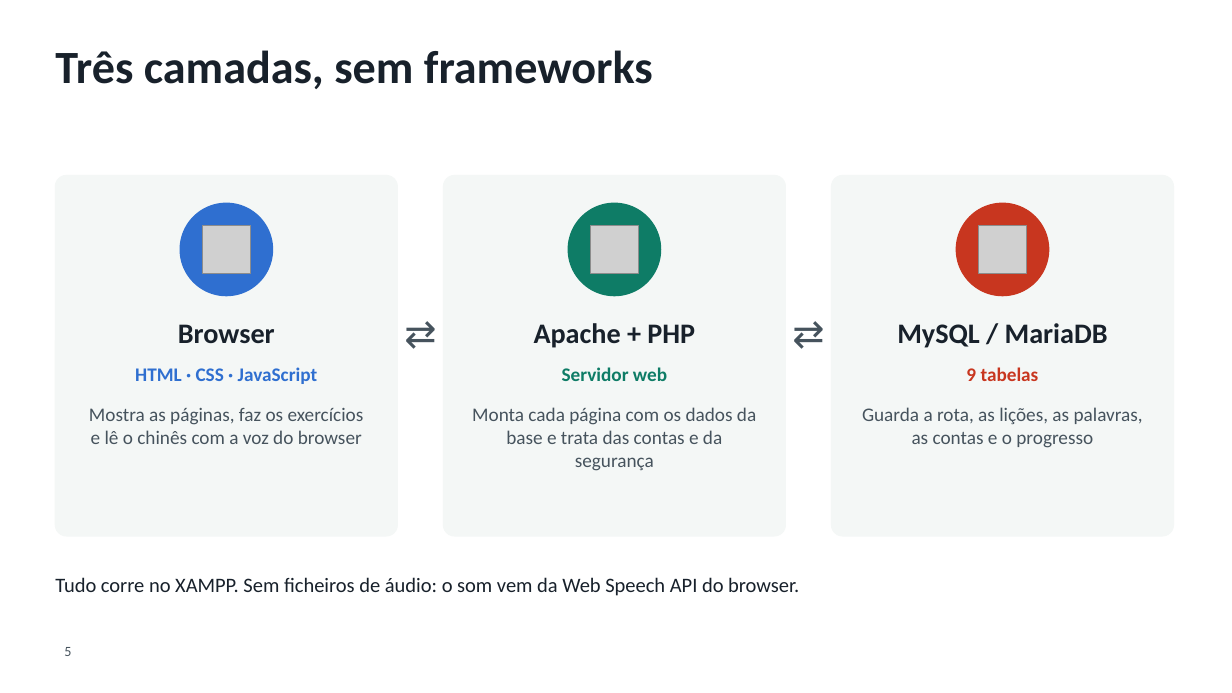
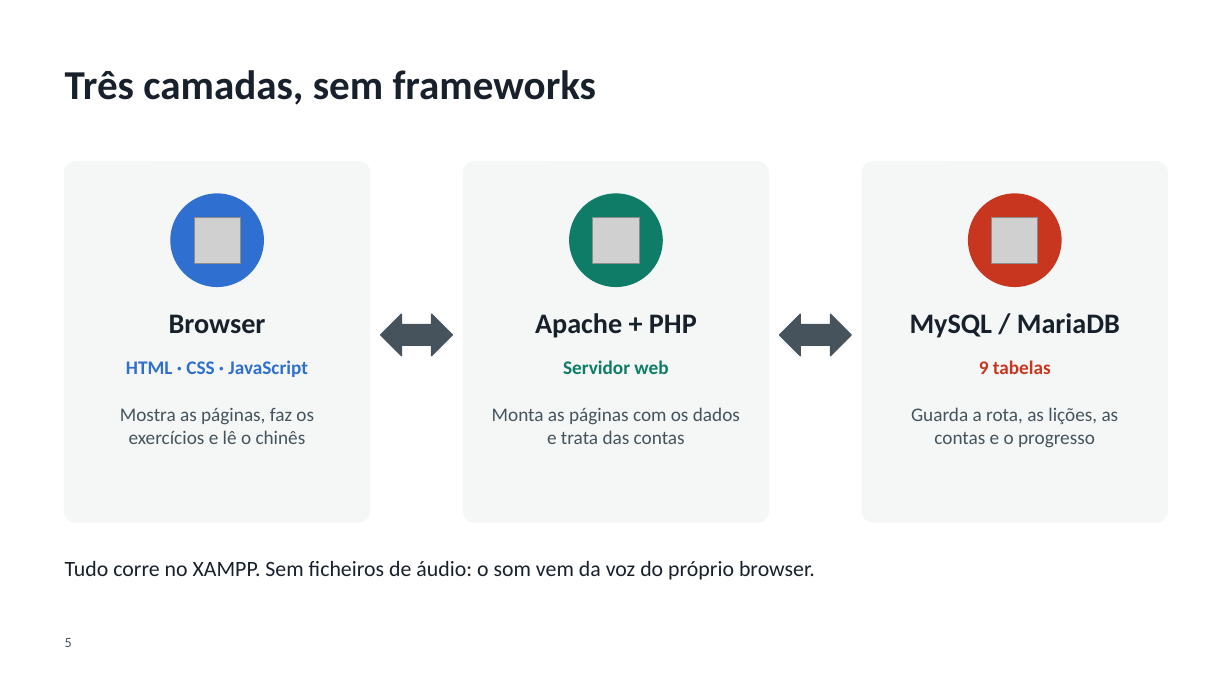
Before and after one commit to SCCPScar/MandarinCourse, a slide deck: slide 5 of docs/entregas/Apresentação - Chá.pptx. Drawn at 1232x693 pixels with LibreOffice and Linux fonts; fonts in the diff are those of the drawing; grey boxes stand for pictures; background and template pictures are left out. Boxes give left, top, right and bottom in pixels: in the first picture for what was removed or moved away, otherwise in the second. Text is boxed around its words. In the diff, an @@ line names an element or a change of style, - is before the commit and + after.

```diff
--- a/docs/entregas/Apresentação - Chá.pptx
+++ b/docs/entregas/Apresentação - Chá.pptx
@@ title "Três camadas, sem frameworks": place and size @@
-title "Três camadas, sem frameworks" at (55,50,653,89)
+title "Três camadas, sem frameworks" at (65,70,597,105)
@@ title "Três camadas, sem frameworks" at (65,70,597,105): size 36 to 32 pt; vertical alignment top to middle @@
@@ rounded rectangle: place and size @@
-rounded rectangle at (55,176,397,536)
+rounded rectangle at (65,162,370,522)
@@ rounded rectangle: place and size @@
-rounded rectangle at (444,176,786,536)
+rounded rectangle at (464,162,769,522)
@@ proportions changed in 3 elements at (464,162,769,522), (65,162,370,522), (862,162,1167,522) @@
@@ rounded rectangle: place and size @@
-rounded rectangle at (832,176,1174,536)
+rounded rectangle at (862,162,1167,522)
@@ ellipse: place and size @@
-ellipse at (180,203,273,296)
+ellipse at (171,194,263,287)
@@ ellipse: place and size @@
-ellipse at (568,203,661,296)
+ellipse at (570,194,663,287)
@@ ellipse: place and size @@
-ellipse at (957,203,1049,296)
+ellipse at (969,194,1061,287)
@@ picture: place and size @@
-picture at (202,226,250,274)
+picture at (194,217,240,263)
@@ picture: place and size @@
-picture at (591,226,639,274)
+picture at (593,217,640,263)
@@ picture: place and size @@
-picture at (979,226,1027,274)
+picture at (992,217,1038,263)
@@ text "Browser": place and size @@
-text "Browser" at (178,324,275,343)
+text "Browser" at (169,314,266,333)
@@ text in left right arrow at (381,314,453,356): text removed @@
-⇄
@@ left right arrow: place and size @@
-left right arrow at (397,305,444,360)
+left right arrow at (381,314,453,356)
@@ left right arrow at (381,314,453,356): fill none to #46535D; outline none to #46535D 1 pt @@
@@ text "Apache + PHP": place and size @@
-text "Apache + PHP" at (534,323,695,348)
+text "Apache + PHP" at (535,313,697,338)
@@ left right arrow at (780,314,852,356): fill none to #46535D; outline none to #46535D 1 pt @@
@@ text in left right arrow at (780,314,852,356): text removed @@
-⇄
@@ left right arrow: place and size @@
-left right arrow at (786,305,832,360)
+left right arrow at (780,314,852,356)
@@ text "MySQL / MariaDB": place and size @@
-text "MySQL / MariaDB" at (897,323,1108,348)
+text "MySQL / MariaDB" at (910,313,1120,338)
@@ text "HTML · CSS · JavaScript": place and size @@
-text "HTML · CSS · JavaScript" at (135,367,317,384)
+text "HTML · CSS · JavaScript" at (126,360,307,377)
@@ text "Servidor web": place and size @@
-text "Servidor web" at (562,367,667,381)
+text "Servidor web" at (563,360,668,374)
@@ text "9 tabelas": place and size @@
-text "9 tabelas" at (966,367,1039,381)
+text "9 tabelas" at (979,360,1051,374)
@@ text at (120,408,314,444): text changed @@
-Mostra as páginas, faz os exercícios e lê o chinês com a voz do browser
+Mostra as páginas, faz os exercícios e lê o chinês
@@ text at (492,407,740,444): text changed @@
-Monta cada página com os dados da base e trata das contas e da segurança
+Monta as páginas com os dados e trata das contas
@@ text at (911,407,1119,448): text changed @@
-Guarda a rota, as lições, as palavras, as contas e o progresso
+Guarda a rota, as lições, as contas e o progresso
@@ vertical alignment middle to top in 7 elements at (535,313,697,338), (563,360,668,374), (169,314,266,333), (126,360,307,377), (910,313,1120,338), (979,360,1051,374), (65,561,815,580) @@
@@ text at (65,561,815,580): text changed; size 16 to 17 pt @@
-Tudo corre no XAMPP. Sem ficheiros de áudio: o som vem da Web Speech API do browser.
+Tudo corre no XAMPP. Sem ficheiros de áudio: o som vem da voz do próprio browser.
@@ page number: place and size @@
-page number at (64,647,71,656)
+page number at (65,638,72,647)
```
Also in this commit, not shown: 22 other slides changed, 6 other files.
